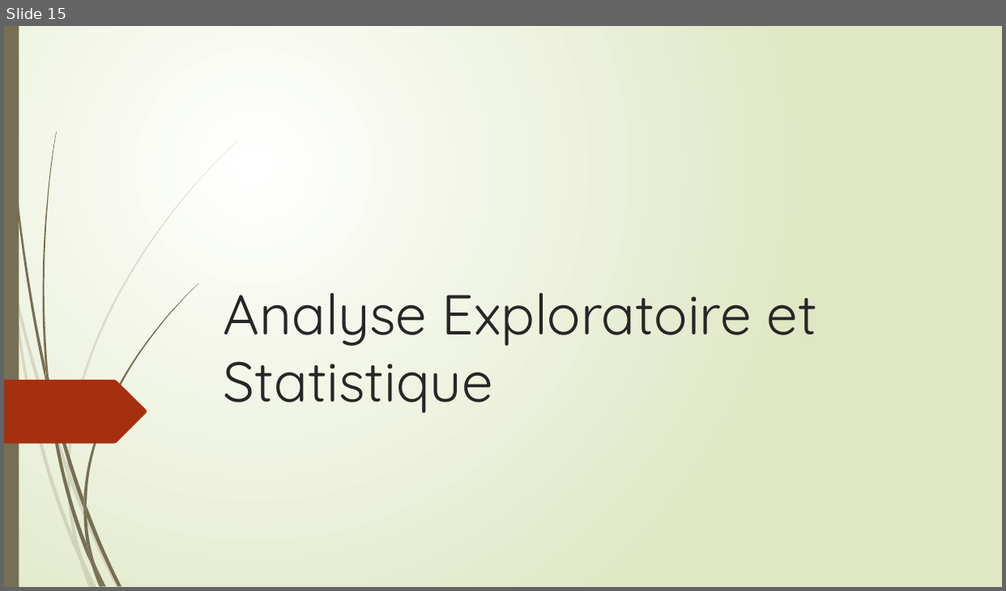
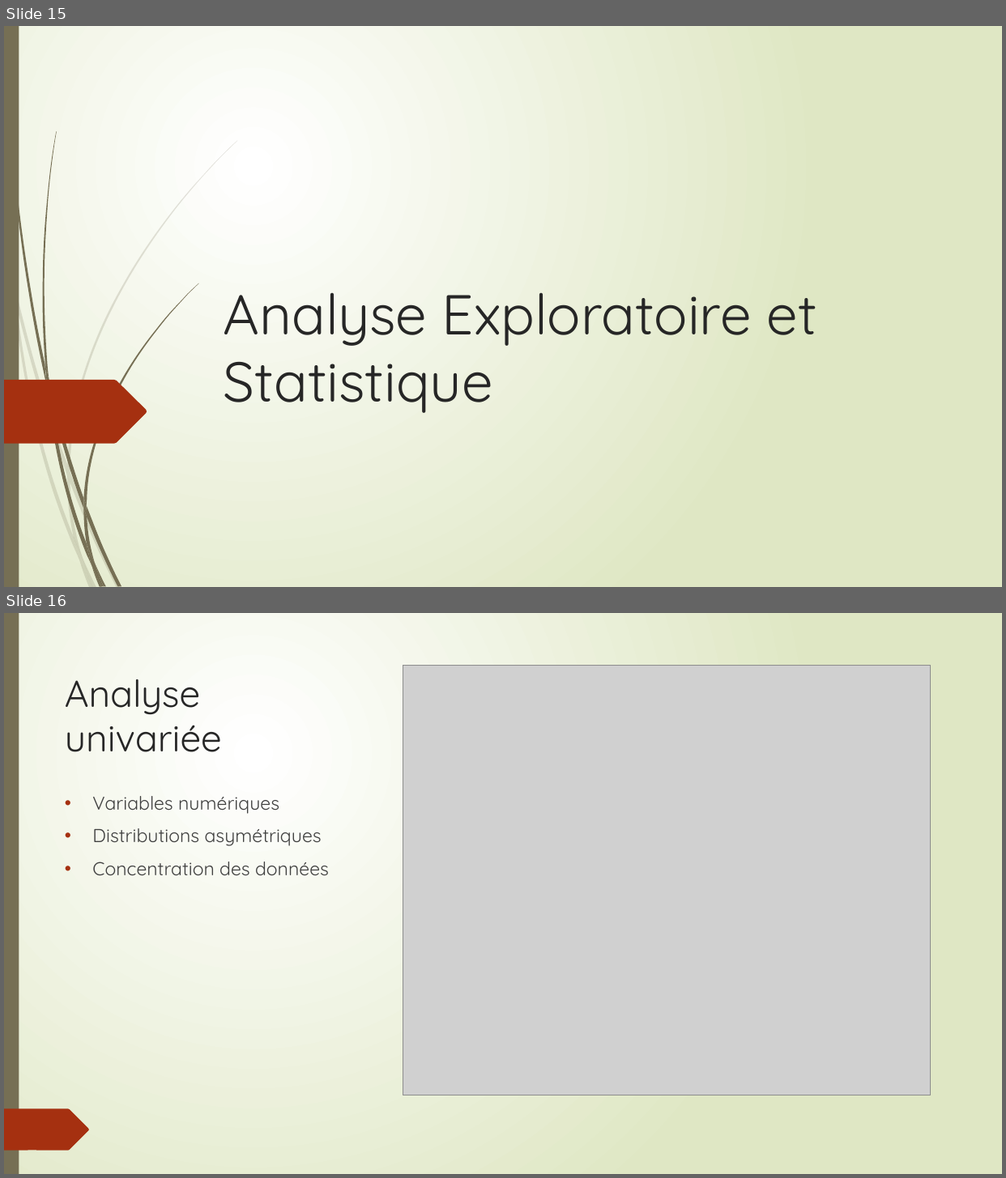
Before and after one commit to Anvil-Late/DS_prj3, a slide deck: Présentation Projet 3.pptx. Shown one above the other, each under a label of ours: slide 15 before the commit, slides 15 and 16 after it. The pictures are 1006x591 and 1006x1178 pixels, drawn with LibreOffice and Linux fonts; fonts in the diff are those of the drawing; grey boxes stand for pictures. Boxes give left, top, right and bottom in pixels: in the first picture for what was removed or moved away, otherwise in the second. Text is boxed around its words. In the diff, an @@ line names an element or a change of style, - is before the commit and + after.

```diff
--- a/Présentation Projet 3.pptx
+++ b/Présentation Projet 3.pptx
@@ slide 16 added at [4,613,1002,1174], background gradient #FFFFFF to #DFE8C4; not listed: 22 template elements that a slide beside it also shows @@
@@ rectangle added at [4,613,1002,1174], fill gradient #FFFFFF to #DFE8C4 @@
@@ rectangle added at [4,613,19,1174], fill #766F54 @@
@@ freeform shape added at [4,671,134,713], fill #A53010 @@
@@ title added at [65,679,222,752], 36 pt, text #262626 @@
+Analyse univariée
@@ picture added at [403,666,931,1095] @@
@@ text added at [92,796,329,876], 18 pt, text #404040 @@
+• Variables numériques
+• Distributions asymétriques
+• Concentration des données
@@ freeform shape added at [4,1110,89,1151], fill #A53010 @@
```
Also in this commit, not shown: 7 other slides added.
